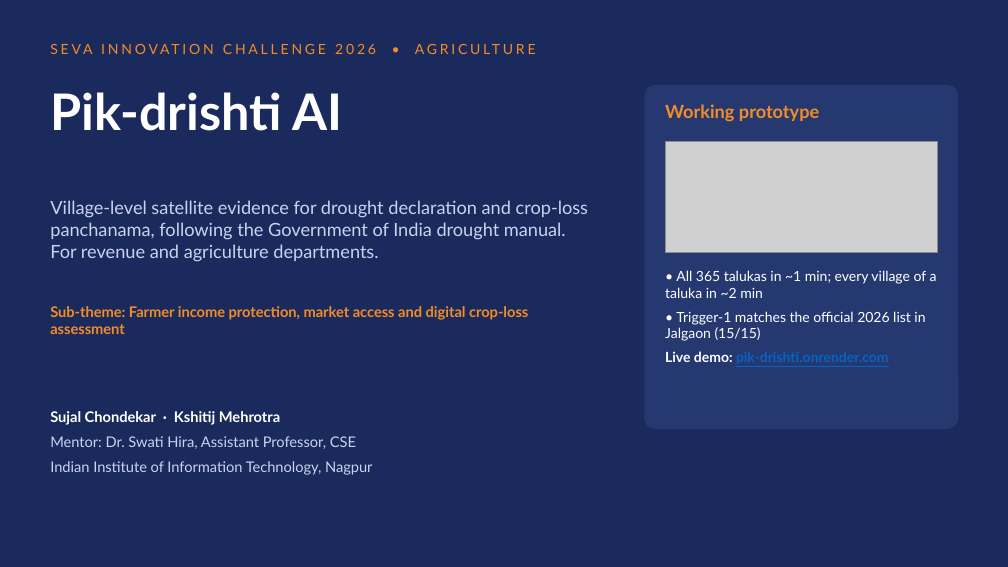
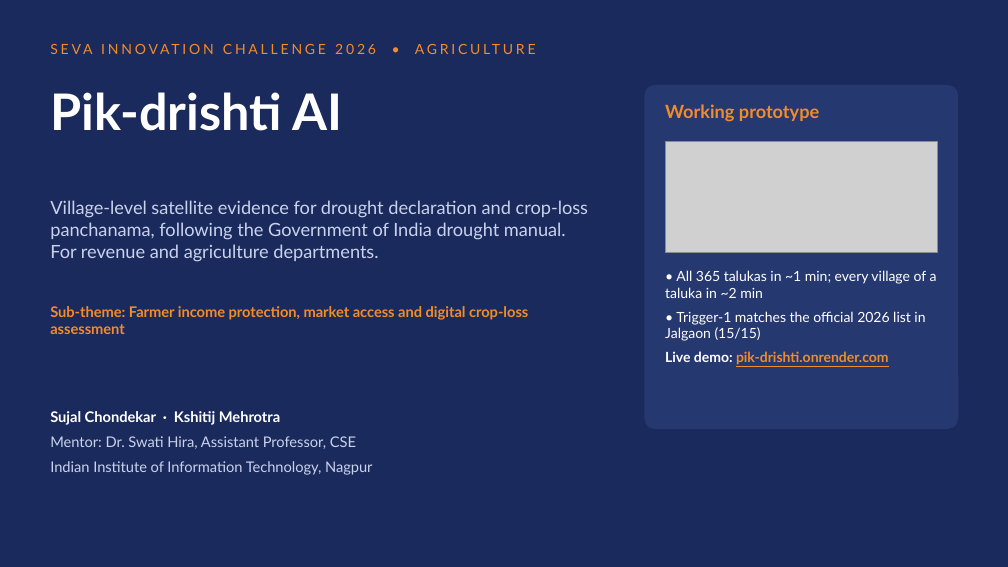
Before and after one commit to sujalappa/pik-drishti, a slide deck: slide 1 of presentation/Pik-drishti_AI_Seva_2026.pptx. Drawn at 1008x567 pixels with LibreOffice and Linux fonts; fonts in the diff are those of the drawing; grey boxes stand for pictures. Boxes give left, top, right and bottom in pixels: in the first picture for what was removed or moved away, otherwise in the second. Text is boxed around its words. In the diff, an @@ line names an element or a change of style, - is before the commit and + after.

```diff
--- a/presentation/Pik-drishti_AI_Seva_2026.pptx
+++ b/presentation/Pik-drishti_AI_Seva_2026.pptx
@@ text at [665, 351, 889, 365]: text colour #0563C1 to #F28C28 in "pik-drishti.onrender.com" @@
```
Also in this commit, not shown: 2 other slides changed, 1 other file.
